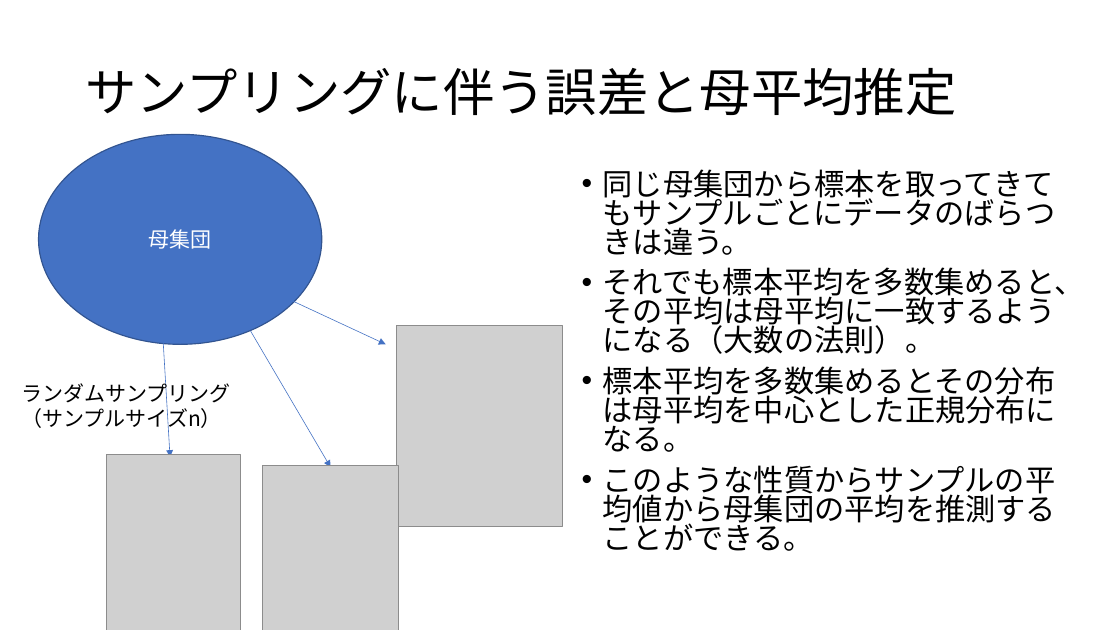
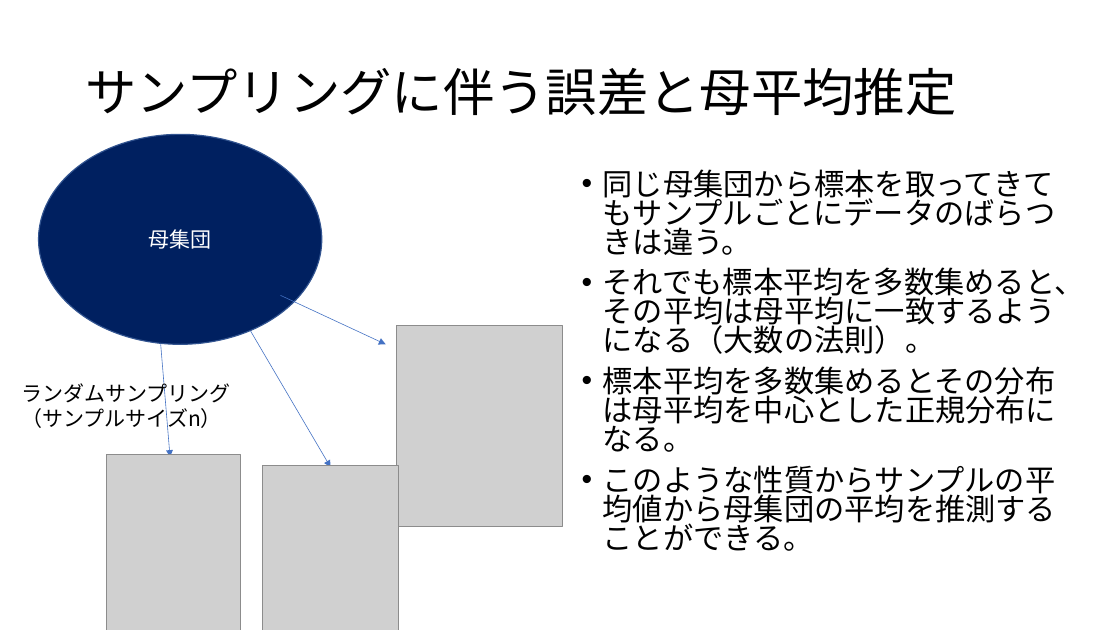
Before and after one commit to KoHMB/Shigen_kensyu_FRA, a slide deck: slide 5 of R/スライド/第11回.pptx. Drawn at 1120x630 pixels with LibreOffice and Linux fonts; fonts in the diff are those of the drawing; grey boxes stand for pictures. Boxes give left, top, right and bottom in pixels: in the first picture for what was removed or moved away, otherwise in the second. Text is boxed around its words. In the diff, an @@ line names an element or a change of style, - is before the commit and + after.

```diff
--- a/R/スライド/第11回.pptx
+++ b/R/スライド/第11回.pptx
@@ ellipse "母集団" at (39,134,322,344): fill #4472C4 to #002060 @@
@@ arrow moved from (162, 326) - (170, 457) to (160, 344) - (170, 457) @@
```
Also in this commit, not shown: 3 other files.
